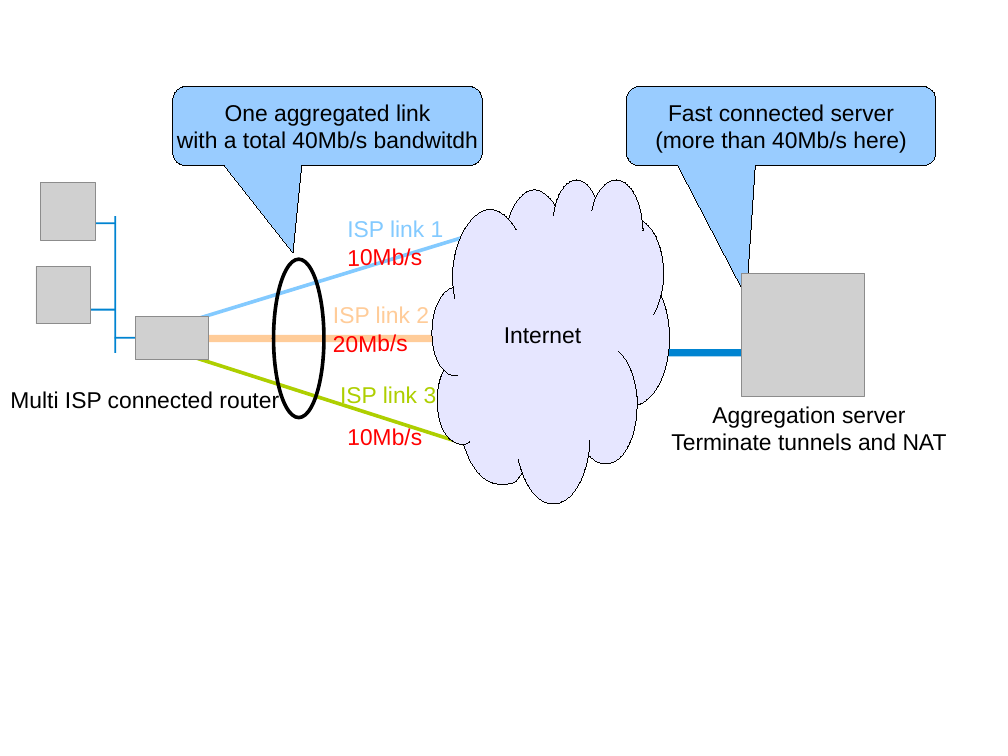
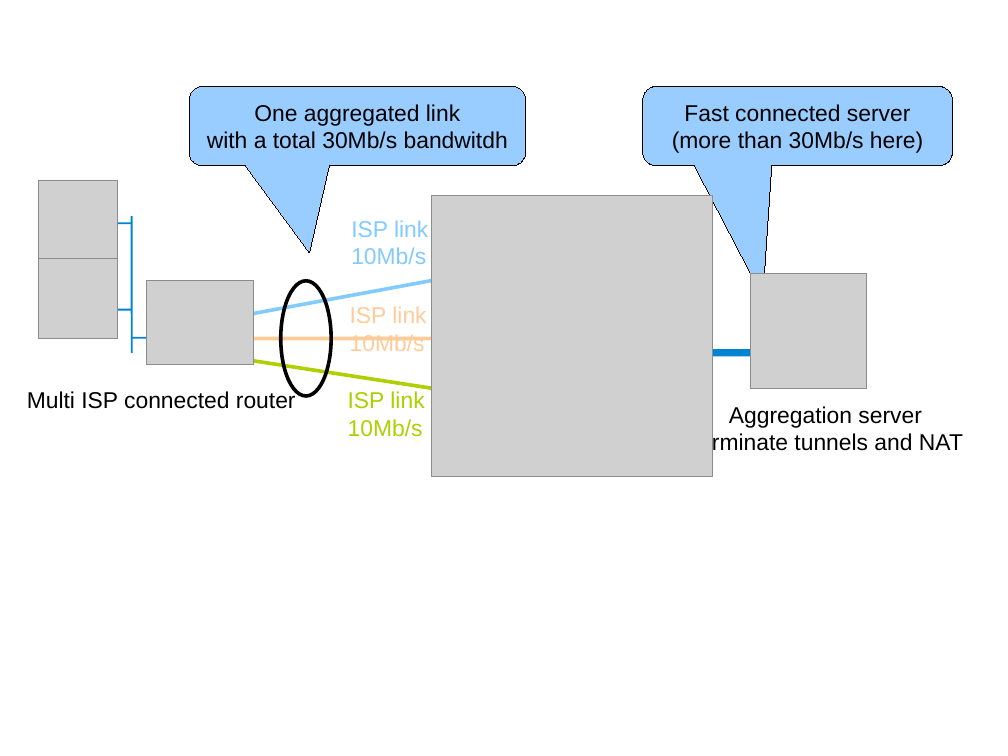
Before and after one commit to ocochard/BSDRP, a slide deck: slide 32 of docs/labs.examples.odp (slide 29 before the commit). Drawn at 1008x756 pixels with LibreOffice and Linux fonts; fonts in the diff are those of the drawing; grey boxes stand for pictures. Boxes give left, top, right and bottom in pixels: in the first picture for what was removed or moved away, otherwise in the second. Text is boxed around its words. In the diff, an @@ line names an element or a change of style, - is before the commit and + after.

```diff
--- a/docs/labs.examples.odp
+++ b/docs/labs.examples.odp
@@ rounded speech box "One aggregated link" resized from (x1=173, y1=86, x2=483, y2=166) to (x1=189, y1=86, x2=526, y2=166) @@
@@ rounded speech box "One aggregated link" at (x1=189, y1=86, x2=526, y2=166): proportions changed @@
@@ text in rounded speech box at (x1=207, y1=131, x2=508, y2=149): text changed @@
-with a total 40Mb/s bandwitdh
+with a total 30Mb/s bandwitdh
@@ text in rounded speech box at (x1=672, y1=131, x2=923, y2=153): text changed @@
-(more than 40Mb/s here)
+(more than 30Mb/s here)
@@ picture resized from (x1=41, y1=183, x2=96, y2=241) to (x1=38, y1=180, x2=118, y2=260) @@
@@ freeform shape removed at (x1=432, y1=180, x2=670, y2=504) @@
-Internet
@@ picture added at (x1=432, y1=196, x2=713, y2=477) @@
@@ picture resized from (x1=36, y1=266, x2=91, y2=324) to (x1=38, y1=259, x2=118, y2=338) @@
@@ line moved from (533, 216) - (180, 324) to (547, 259) - (197, 324) @@
@@ text removed at (x1=347, y1=248, x2=422, y2=271) @@
-10Mb/s
@@ text at (x1=351, y1=247, x2=426, y2=264): paragraph added @@
+10Mb/s
@@ picture resized from (x1=135, y1=316, x2=209, y2=359) to (x1=146, y1=281, x2=253, y2=365) @@
@@ ellipse resized from (x1=273, y1=259, x2=324, y2=417) to (x1=281, y1=281, x2=331, y2=396) @@
@@ text "ISP link 2" moved from (x1=333, y1=306, x2=429, y2=323) to (x1=350, y1=306, x2=426, y2=351) @@
@@ picture resized from (x1=742, y1=273, x2=864, y2=396) to (x1=751, y1=273, x2=866, y2=389) @@
@@ 6 lines, 2 texts, 1 rounded speech box moved together from (x1=10, y1=86, x2=947, y2=451) to (x1=27, y1=86, x2=963, y2=456) @@
@@ line (528, 338) - (192, 338): stroke #FFCC99 5.67 pt to #FFCC99 2.89 pt @@
@@ line moved from (541, 468) - (180, 353) to (483, 396) - (201, 353) @@
@@ text removed at (x1=333, y1=334, x2=408, y2=352) @@
-20Mb/s
@@ text at (x1=350, y1=334, x2=425, y2=351): paragraph added @@
+10Mb/s
@@ text "ISP link 3" moved from (x1=340, y1=386, x2=437, y2=408) to (x1=348, y1=390, x2=444, y2=437) @@
@@ text at (x1=348, y1=419, x2=423, y2=437): paragraph added @@
+10Mb/s
@@ text removed at (x1=347, y1=427, x2=422, y2=446) @@
-10Mb/s
```
Also in this commit, not shown: 4 other slides changed, 7 slides added, 16 other files.
